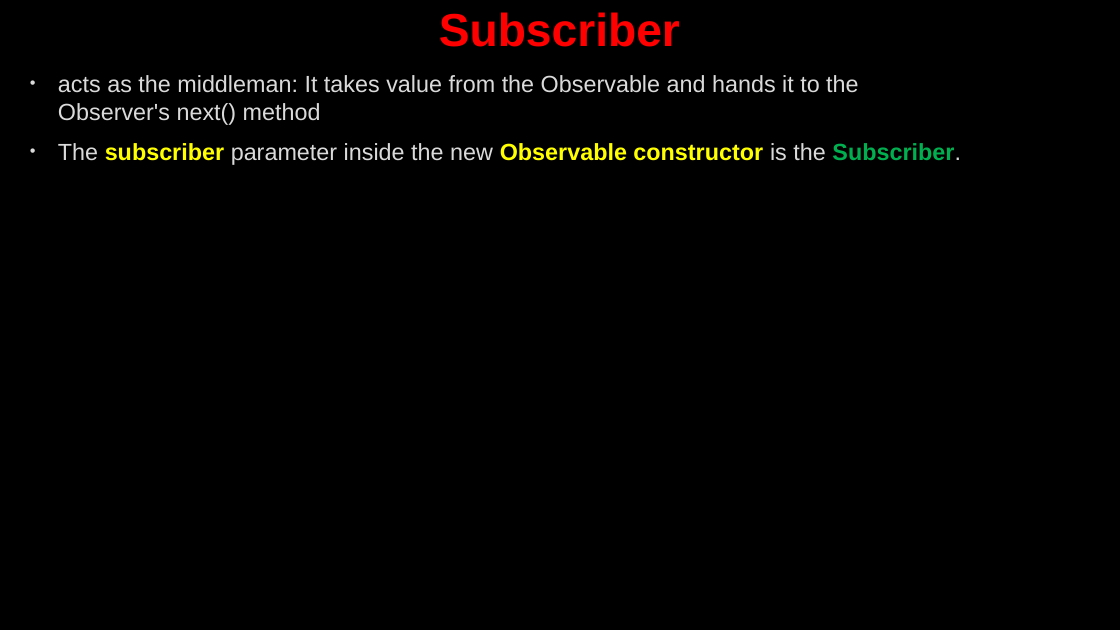
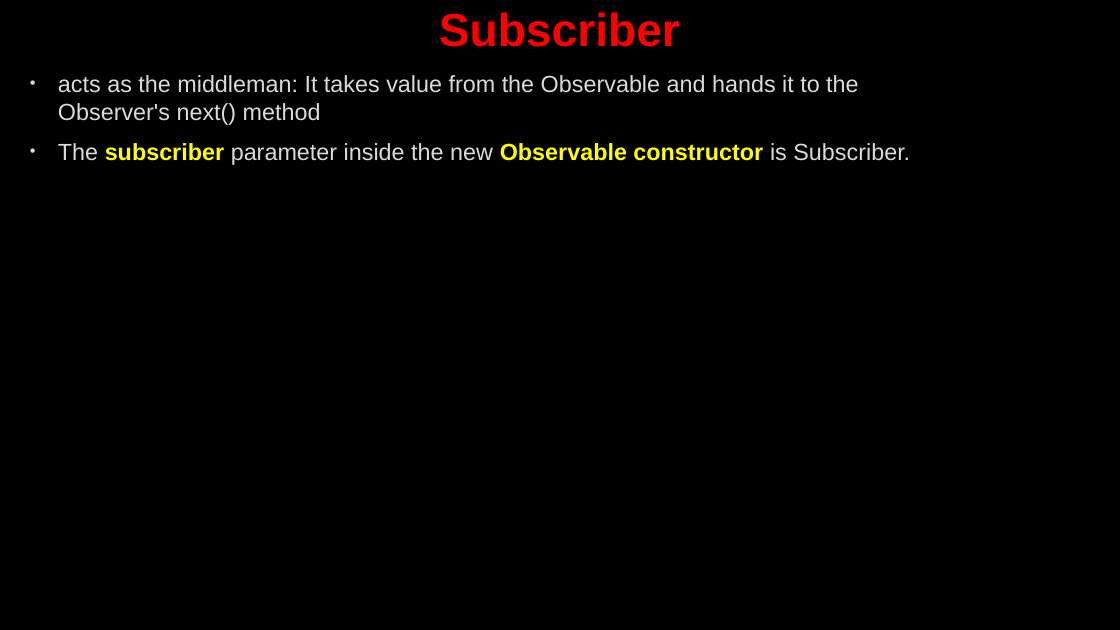
Before and after one commit to AhmedMohamedSamir1/Summary, a slide deck: slide 22 of Angular & type script/Angular.pptx (slide 15 before the commit). Drawn at 1120x630 pixels with LibreOffice and Linux fonts; fonts in the diff are those of the drawing; background and template pictures are left out. Boxes give left, top, right and bottom in pixels: in the first picture for what was removed or moved away, otherwise in the second. Text is boxed around its words. In the diff, an @@ line names an element or a change of style, - is before the commit and + after.

```diff
--- a/Angular & type script/Angular.pptx
+++ b/Angular & type script/Angular.pptx
@@ text at [58,143,910,165]: text changed; text colour #FFFF00 to #DADADA; bold off @@
-• The subscriber parameter inside the new Observable constructor is the Subscriber.
+• The subscriber parameter inside the new Observable constructor is Subscriber.
```
Also in this commit, not shown: 3 other slides changed, 9 slides added, 5 other files.
